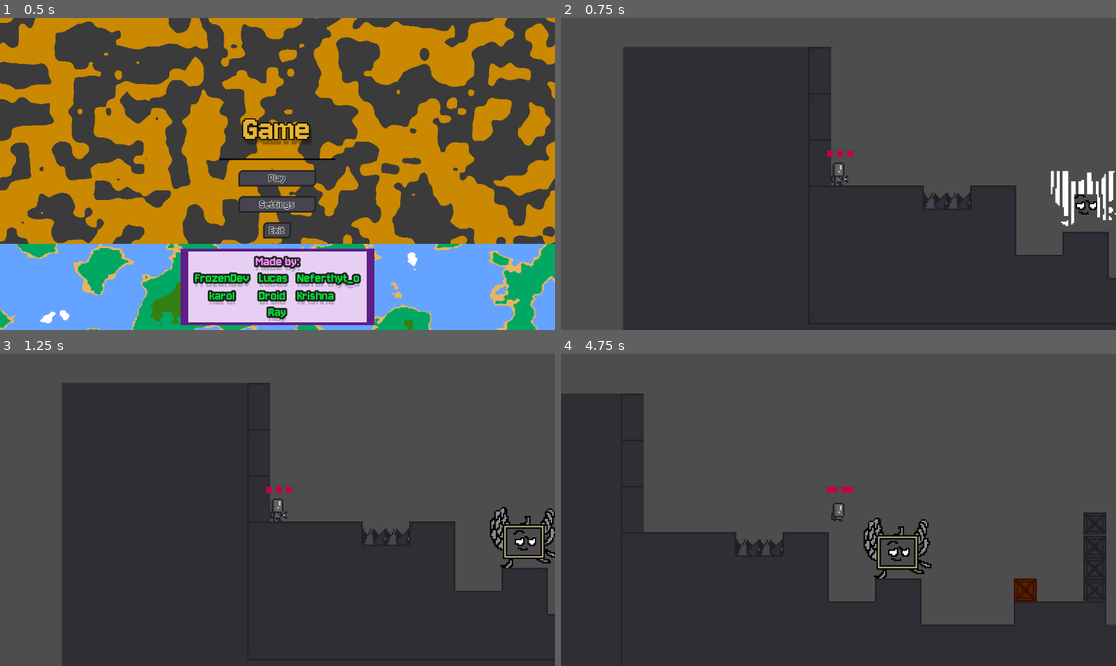
Above: before the commit, frames 1-4 (two rows, left to right).
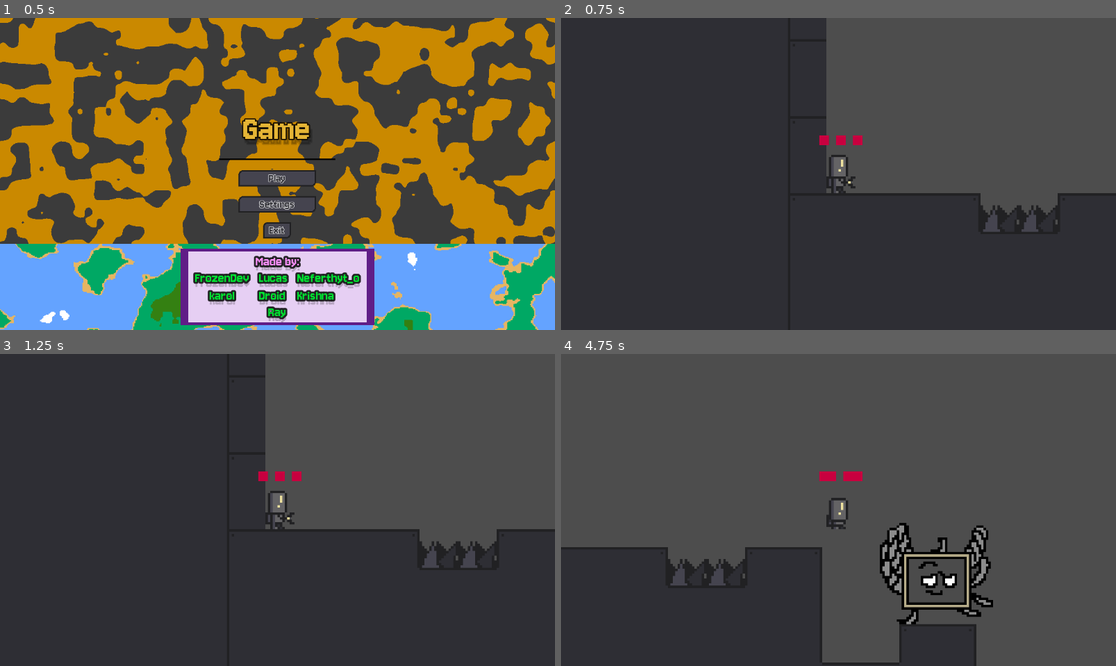
Above: after the commit, the same moments.

Repository: Dev-Karol1111/GMTK-2025
Game: Godot game, scene res://ui/menu/main_menu.tscn
The game is run twice, just before and just after one commit, with the same random seed, the same clock (stepped at 60 frames per second) and the same inputs.
Inputs (mouse positions are in pixels of both pictures, inside the frame that each line leads up to):
- Up to frame 1 (0.5 s): no input
- Up to frame 2 (0.75 s): click "Play" at 0.5 s
- Up to frame 3 (1.25 s): no input
- Up to frame 4 (4.75 s): tap Enter at 1.25 s; move the mouse to (960, 494) at 1.27 s; hold D (move_right) 1.28-2.78 s; tap Shift (dash) every 0.75 s from 1.35 to 4.35 s; tap W (jump) at 1.52, 2.27, 3.77, 4.52 s; move the mouse to (727, 525) at 2.02 s; move the mouse to (894, 441) at 2.77 s; hold A (move_left) 2.78-3.53 s; move the mouse to (810, 572) at 3.52 s; hold D (move_right) from 3.53 s (still down); move the mouse to (1005, 556) at 4.27 s

Frame 1 is identical in both runs. In frame 2, 19% of the frame differs, in the area x 0-100%, y 0-100%; in frame 3, 19%; in frame 4, 23%, in the area x 0-100%, y 12-100%.

Commit message:
fixed minor stuff in level scene.

Diff:
--- a/Scenes/Blocks/destructible_block.tscn
+++ b/Scenes/Blocks/destructible_block.tscn
@@ -12,4 +12,5 @@
 texture = ExtResource("1_vwqnu")
 
 [node name="CollisionShape2D" type="CollisionShape2D" parent="."]
+visible = false
 shape = SubResource("RectangleShape2D_d4nwr")
--- a/Scenes/Blocks/manipulatable_block.tscn
+++ b/Scenes/Blocks/manipulatable_block.tscn
@@ -19,6 +19,7 @@
 texture = ExtResource("2_28sp4")
 
 [node name="CollisionShape2D" type="CollisionShape2D" parent="Block"]
+visible = false
 shape = SubResource("RectangleShape2D_d4nwr")
 
 [node name="PathFollow2D" type="PathFollow2D" parent="."]
--- a/Scenes/laser.tscn
+++ b/Scenes/laser.tscn
@@ -42,6 +42,7 @@
 autoplay = "on"
 
 [node name="CollisionShape2D" type="CollisionShape2D" parent="."]
+visible = false
 position = Vector2(0.5, 2)
 shape = SubResource("RectangleShape2D_krwe7")
 
--- a/Scenes/level.tscn
+++ b/Scenes/level.tscn
@@ -67,7 +67,7 @@
 
 [sub_resource type="Curve2D" id="Curve2D_bvt00"]
 _data = {
-"points": PackedVector2Array(0, 0, 0, 0, 0, 0, 0, 0, 0, 0, 29, -12)
+"points": PackedVector2Array(0, 0, 0, 0, 0, 0, 0, 0, 0, 0, 32, -14)
 }
 point_count = 2
 
@@ -80,10 +80,10 @@
 [node name="Main" type="Node2D"]
 
 [node name="Laser2" parent="." instance=ExtResource("1_8c0lf")]
-position = Vector2(579, 14)
+position = Vector2(579, 16)
 
 [node name="Laser" parent="." instance=ExtResource("1_8c0lf")]
-position = Vector2(562, 14)
+position = Vector2(561, 16)
 
 [node name="CanvasLayer" type="CanvasLayer" parent="."]
 visible = false
@@ -168,21 +168,21 @@
 [node name="ModularPlayer" parent="." instance=ExtResource("8_bvt00")]
 
 [node name="Camera2D" type="Camera2D" parent="ModularPlayer"]
-zoom = Vector2(3, 3)
+zoom = Vector2(5, 5)
 
 [node name="destructible_blocks" type="Node" parent="."]
 
 [node name="destructible_block" parent="destructible_blocks" instance=ExtResource("5_wqkje")]
-position = Vector2(307, 22)
+position = Vector2(307, 23)
 
 [node name="destructible_block4" parent="destructible_blocks" instance=ExtResource("5_wqkje")]
-position = Vector2(307, 6)
+position = Vector2(307, 8)
 
 [node name="destructible_block2" parent="destructible_blocks" instance=ExtResource("5_wqkje")]
-position = Vector2(307, 37)
+position = Vector2(307, 38)
 
 [node name="destructible_block3" parent="destructible_blocks" instance=ExtResource("5_wqkje")]
-position = Vector2(307, 52)
+position = Vector2(307, 53)
 
 [node name="spikes" type="Node" parent="."]
 
